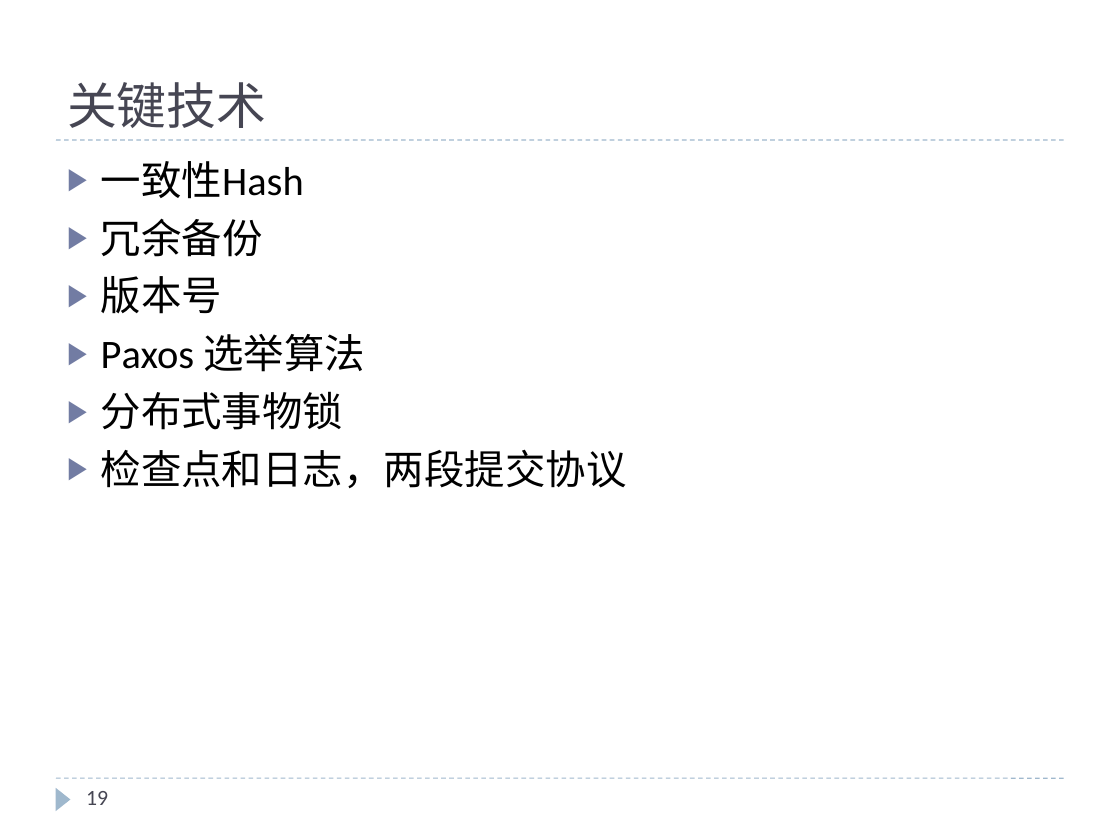
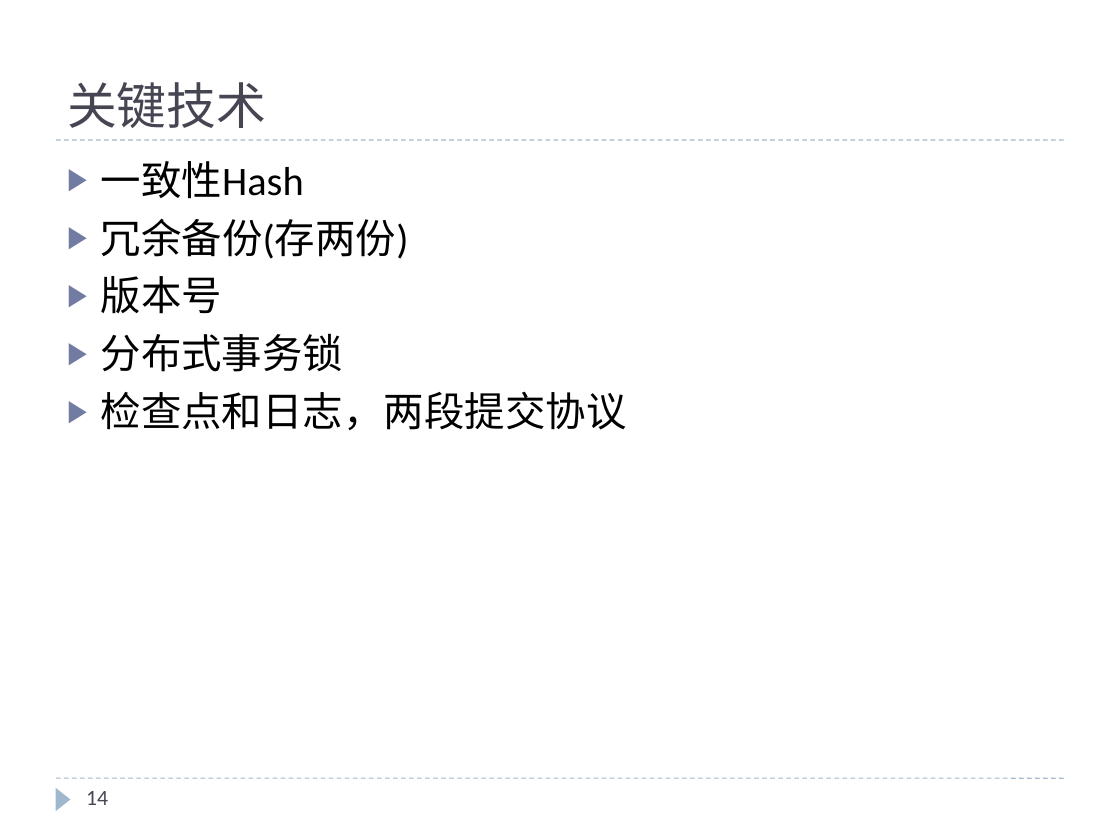
Before and after one commit to cheliequan/idning-paper, a slide deck: slide 14 of draft/MDS集群.pptx (slide 19 before the commit). Drawn at 1120x840 pixels with LibreOffice and Linux fonts; fonts in the diff are those of the drawing. Boxes give left, top, right and bottom in pixels: in the first picture for what was removed or moved away, otherwise in the second. Text is boxed around its words. In the diff, an @@ line names an element or a change of style, - is before the commit and + after.

```diff
--- a/draft/MDS集群.pptx
+++ b/draft/MDS集群.pptx
@@ background #F4F4F4 to #FFFFFF @@
@@ text at (101,218,409,259): text changed @@
-▶ 冗余备份
+▶ 冗余备份(存两份)
@@ text at (101,333,344,372): text changed @@
-▶ Paxos 选举算法
-▶ 分布式事物锁
+▶ 分布式事务锁
@@ page number at (86,791,108,805): text changed @@
-19
+14
```
Also in this commit, not shown: 16 other slides changed, 1 slide added, 5 slides removed, 2 other files.
